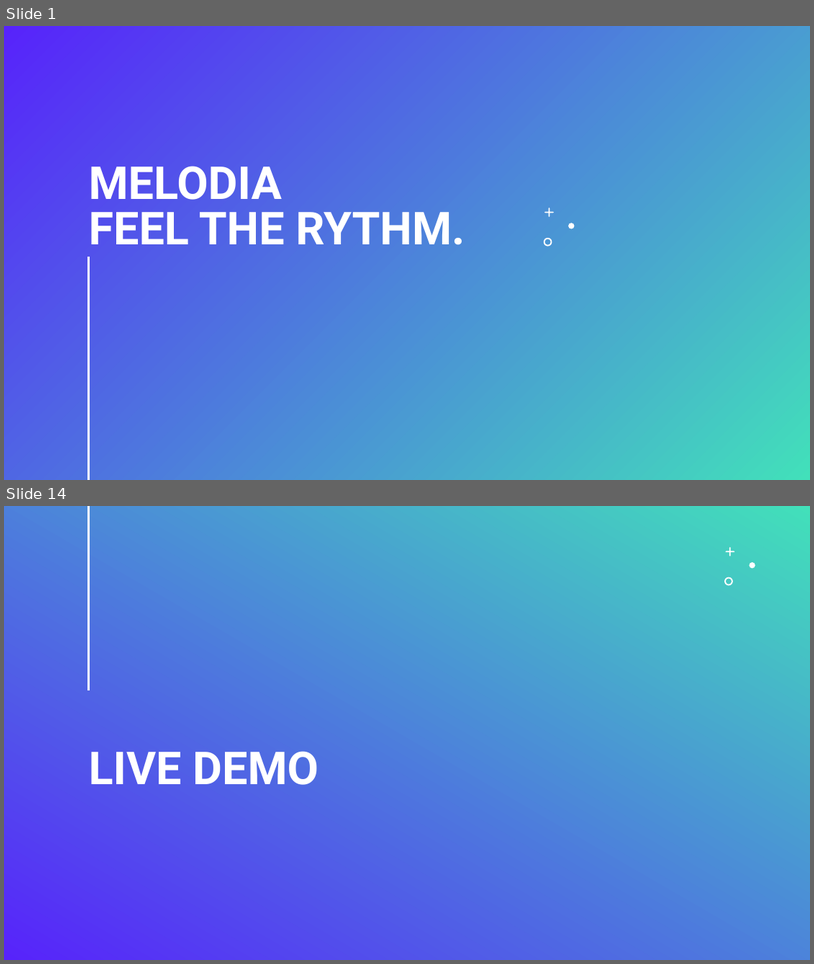
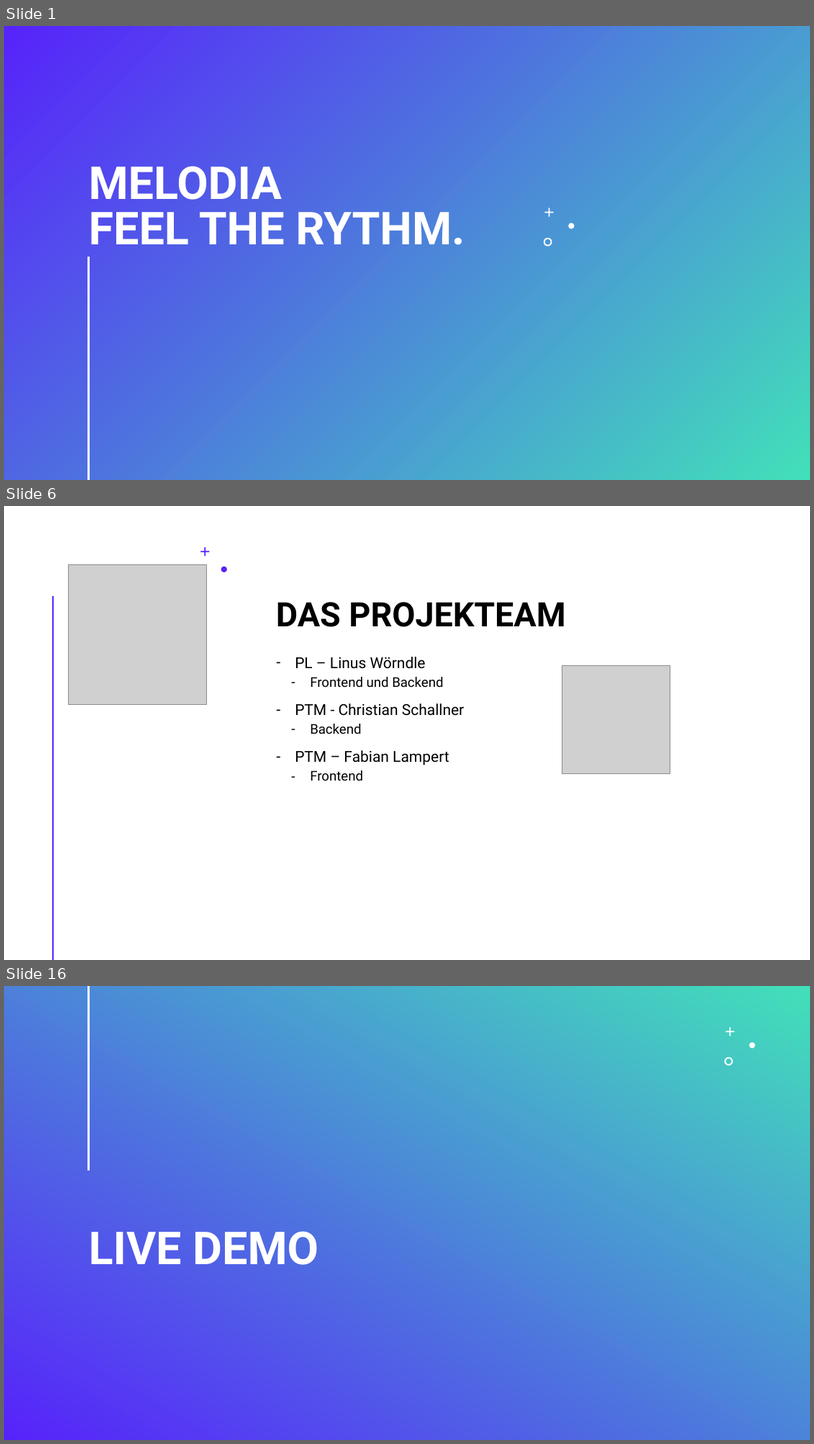
Before and after one commit to Sodentix/Melodia, a slide deck: Projektunterlagen/999_Zwischenpräsentationen/1. Zwischenpräsentation/Zwischenpräsentation Melodia am 12.11.2025.pptx. Shown one above the other, each under a label of ours: slides 1 and 14 before the commit, slides 1, 6 and 16 after it; the slides between them are not shown. The pictures are 814x964 and 814x1444 pixels, drawn with LibreOffice and Linux fonts; fonts in the diff are those of the drawing; grey boxes stand for pictures. Boxes give left, top, right and bottom in pixels: in the first picture for what was removed or moved away, otherwise in the second. Text is boxed around its words. In the diff, an @@ line names an element or a change of style, - is before the commit and + after.

```diff
--- a/Projektunterlagen/999_Zwischenpräsentationen/1. Zwischenpräsentation/Zwischenpräsentation Melodia am 12.11.2025.pptx
+++ b/Projektunterlagen/999_Zwischenpräsentationen/1. Zwischenpräsentation/Zwischenpräsentation Melodia am 12.11.2025.pptx
@@ slide 6 added at (4, 506, 810, 960), background #FFFFFF @@
@@ freeform shape added at (201, 547, 210, 556), fill #5723FB @@
@@ picture added at (68, 565, 206, 705) @@
@@ freeform shape added at (221, 566, 227, 572), fill #5723FB @@
@@ line added from (53, 597) to (53, 960), #42E0BA 2 pt @@
@@ title added at (276, 602, 566, 627), 40 pt, text #000000, bold @@
+DAS PROJEKTEAM
@@ text added at (295, 656, 464, 781), 18 pt, text #000000 @@
+– PL – Linus Wörndle
+  – Frontend und Backend
+– PTM - Christian Schallner
+  – Backend
+– PTM – Fabian Lampert
+  – Frontend
@@ picture added at (563, 665, 671, 773) @@
@@ what was slide 14 is now slide 16 @@
```
Also in this commit, not shown: 7 slides changed, 4 other slides added, 1 slide removed.
